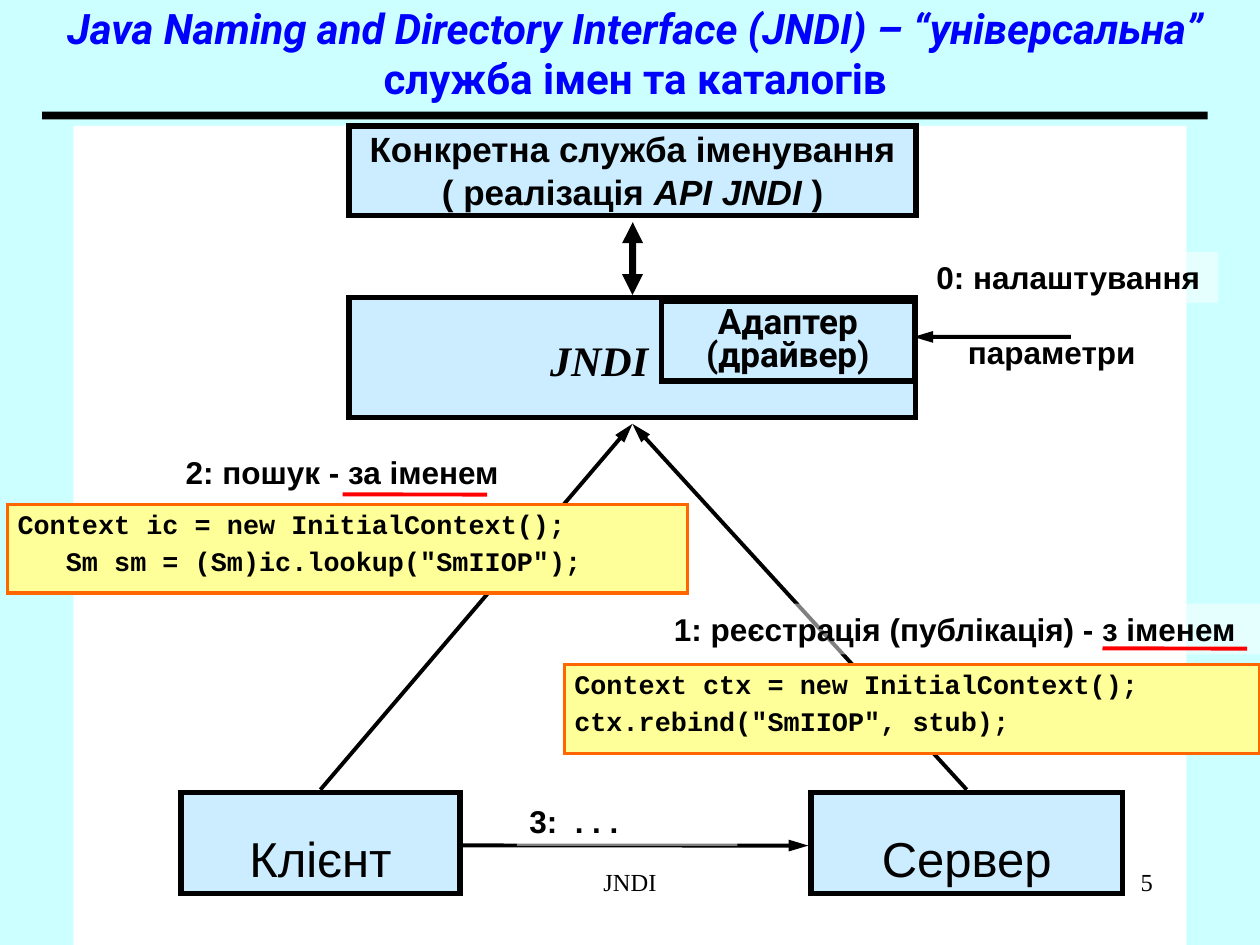
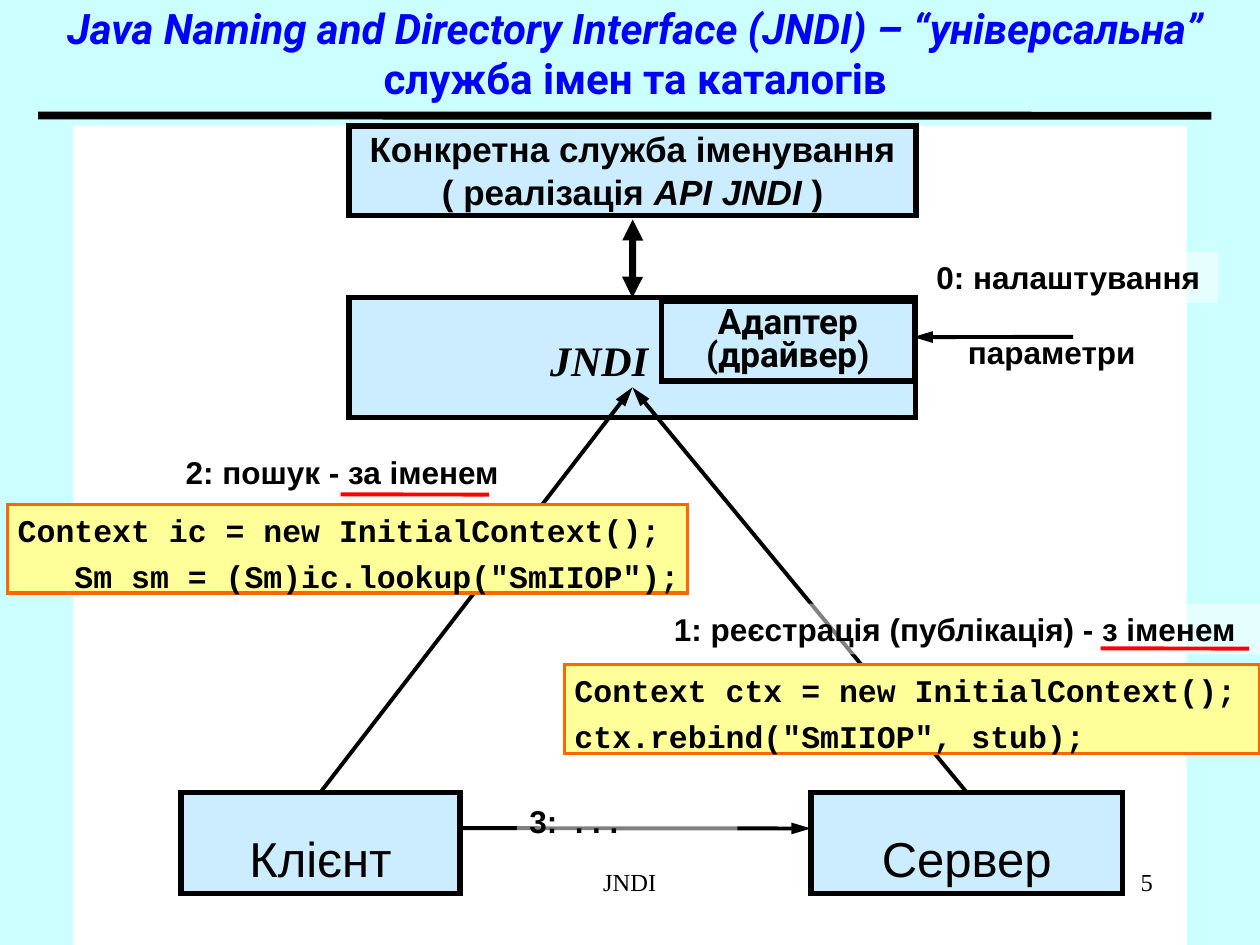
Before and after one commit to magistrs2016/magistrs2016.github.io, a slide deck: slide 5 of it/it_demo05/W33_JNDI_(16)2008.ppt. Drawn at 1260x945 pixels with LibreOffice and Linux fonts; fonts in the diff are those of the drawing. Boxes give left, top, right and bottom in pixels: in the first picture for what was removed or moved away, otherwise in the second. Text is boxed around its words. In the diff, an @@ line names an element or a change of style, - is before the commit and + after.

```diff
--- a/it/it_demo05/W33_JNDI_(16)2008.ppt
+++ b/it/it_demo05/W33_JNDI_(16)2008.ppt
@@ arrow moved from (320, 790) - (633, 423) to (320, 793) - (633, 387) @@
@@ arrow moved from (966, 790) - (633, 423) to (966, 793) - (633, 387) @@
@@ rectangle "Context ic = new InitialContext();" at box(8, 505, 688, 593): size 15.3 to 18 pt; indent changed; line spacing 0.9 to 1 @@
@@ rectangle "Context ctx = new InitialContext();" at box(564, 665, 1260, 753): size 15.3 to 18 pt; indent changed; line spacing 0.9 to 1 @@
@@ arrow moved from (462, 845) - (809, 845) to (460, 828) - (811, 829) @@
```
Also in this commit, not shown: 6 other slides changed, 9 other files.
